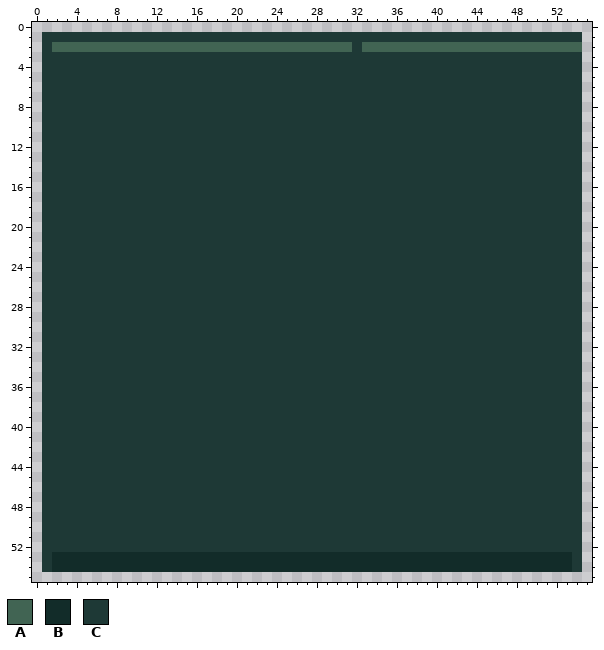
One commit to this pixel-art file: assets/source/aseprite/ui_tile_a.aseprite. Above, as it was before the edit.
56x56 pixels, 1 frame. Colours within 5 levels of each other are drawn and written as one.
Palette (. is transparent): A #416453  B #122c29  C #1e3936
Now the later version:
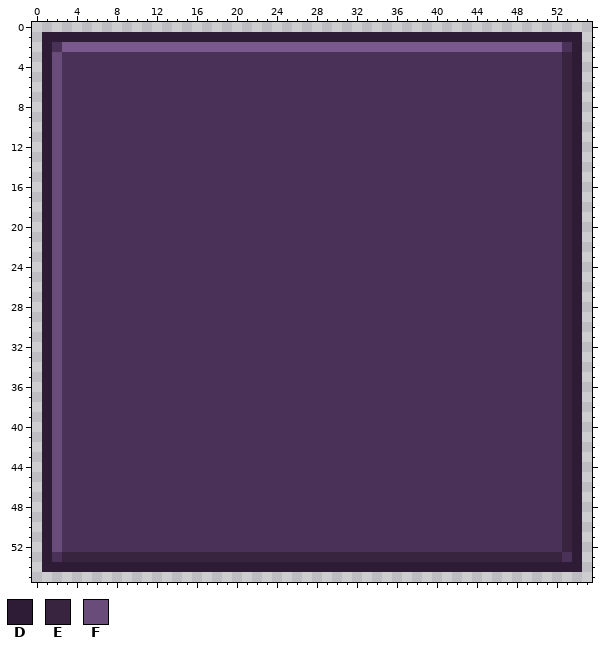
Colours new in this view: D #2e1c36  E #38243f  F #6a4c7a
Difference:
layer "Tile" added
layer "Bevel" added
layer "Pixel marks" removed
colour A: #416453 -> #7a5a8c
colour C: #1e3936 -> #4a3158
Layers "Bevel", "Tile":
y 1: x 1..54 CCCCCCCCCCCCCCCCCCCCCCCCCCCCCCCCCCCCCCCCCCCCCCCCCCCCCC -> DDDDDDDDDDDDDDDDDDDDDDDDDDDDDDDDDDDDDDDDDDDDDDDDDDDDDD
y 2: x 1..2 CA -> DC; x 32 C -> A; x 53..54 AA -> CD
y 3..52: x 1..2 CC -> DF; x 53..54 CC -> ED
y 53: x 1..54 CBBBBBBBBBBBBBBBBBBBBBBBBBBBBBBBBBBBBBBBBBBBBBBBBBBBBC -> DCEEEEEEEEEEEEEEEEEEEEEEEEEEEEEEEEEEEEEEEEEEEEEEEEEECD
y 54: x 1..54 CBBBBBBBBBBBBBBBBBBBBBBBBBBBBBBBBBBBBBBBBBBBBBBBBBBBBC -> DDDDDDDDDDDDDDDDDDDDDDDDDDDDDDDDDDDDDDDDDDDDDDDDDDDDDD
